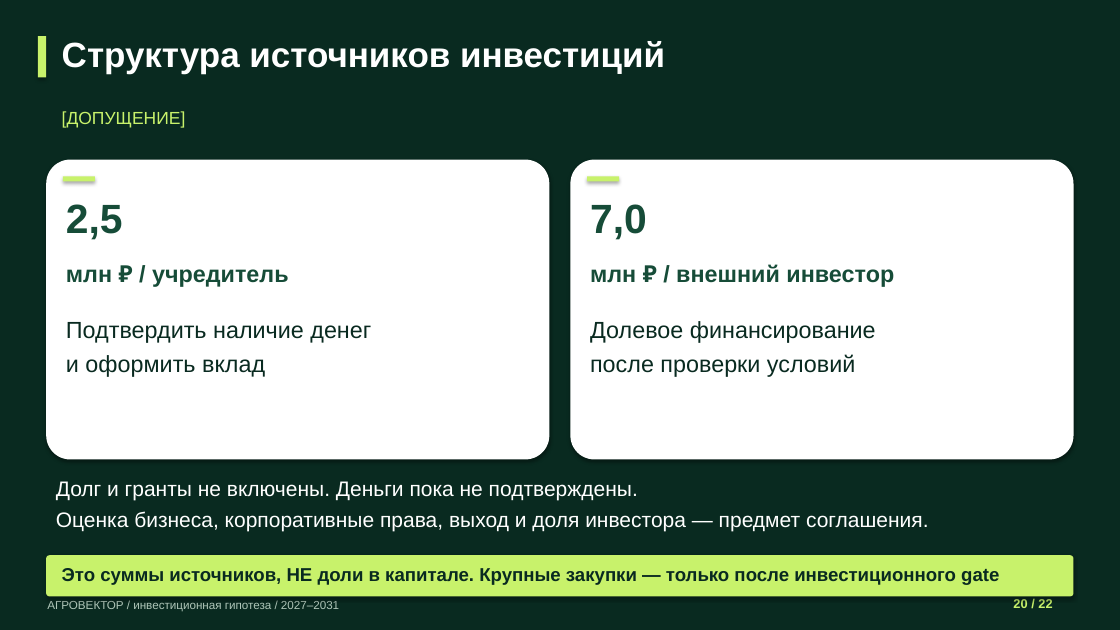
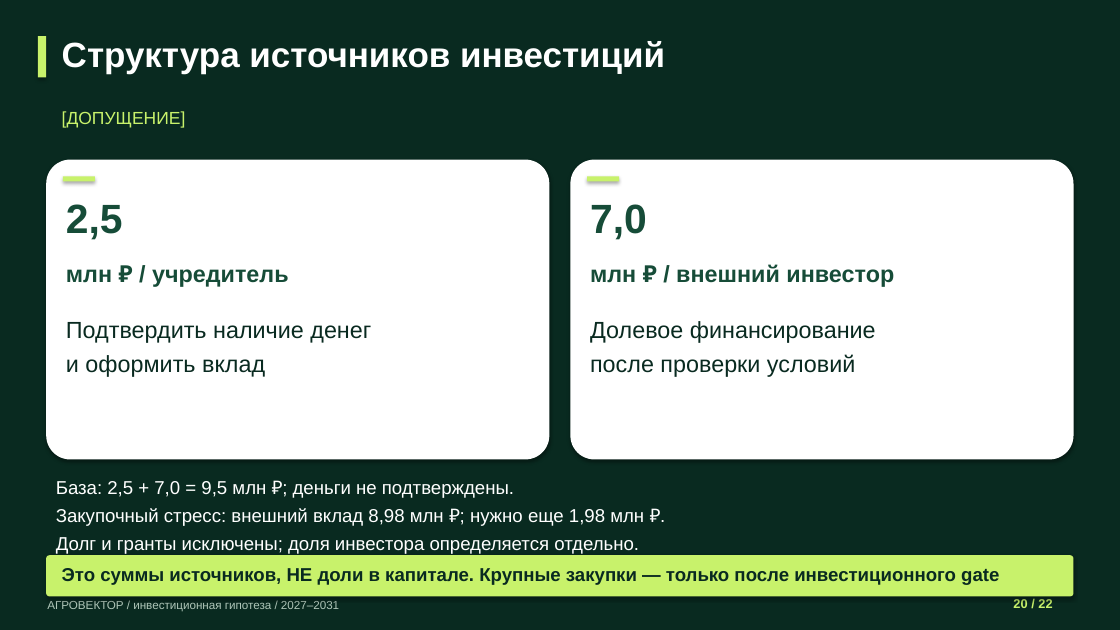
Before and after one commit to lalka1231/spareforge-business-plan, a slide deck: slide 20 of presentations/AGROVECTOR_22_SLIDES.pptx. Drawn at 1120x630 pixels with LibreOffice and Linux fonts; fonts in the diff are those of the drawing. Boxes give left, top, right and bottom in pixels: in the first picture for what was removed or moved away, otherwise in the second. Text is boxed around its words. In the diff, an @@ line names an element or a change of style, - is before the commit and + after.

```diff
--- a/presentations/AGROVECTOR_22_SLIDES.pptx
+++ b/presentations/AGROVECTOR_22_SLIDES.pptx
@@ text at (x1=56, y1=481, x2=644, y2=554): text changed; size 18 to 16 pt @@
-Долг и гранты не включены. Деньги пока не подтверждены.
-Оценка бизнеса, корпоративные права, выход и доля инвестора — предмет соглашения.
+База: 2,5 + 7,0 = 9,5 млн ₽; деньги не подтверждены.
+Закупочный стресс: внешний вклад 8,98 млн ₽; нужно еще 1,98 млн ₽.
+Долг и гранты исключены; доля инвестора определяется отдельно.
```
Also in this commit, not shown: 4 other slides changed, 21 other files.
